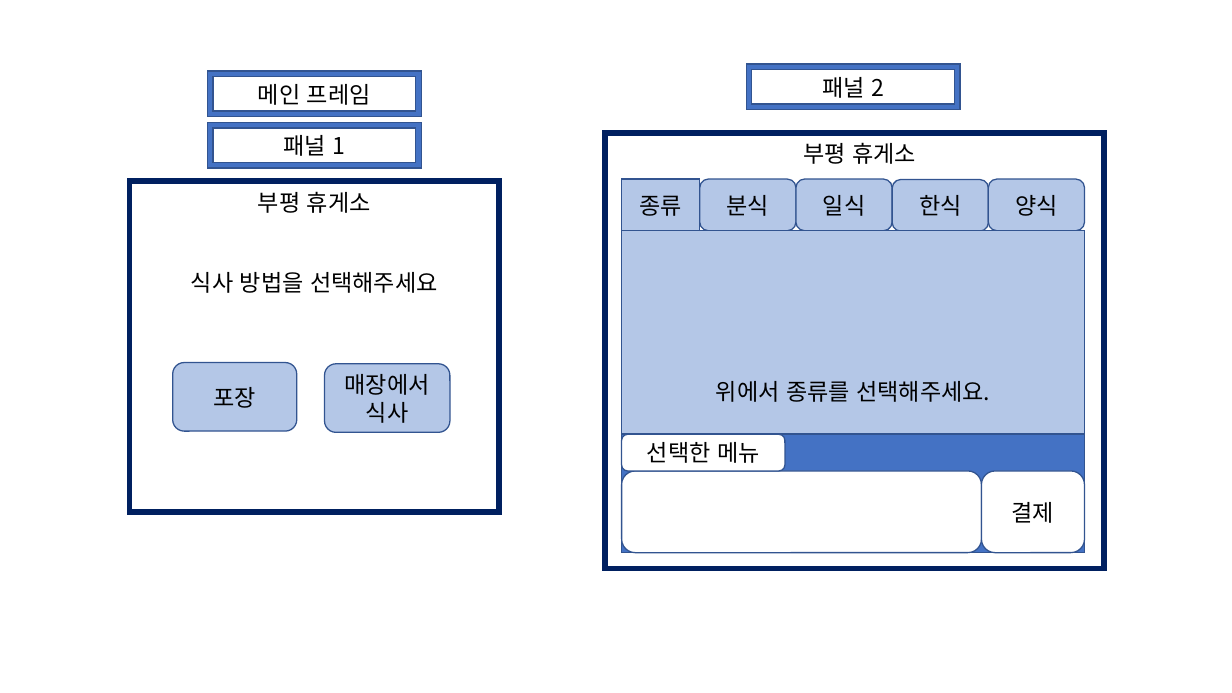
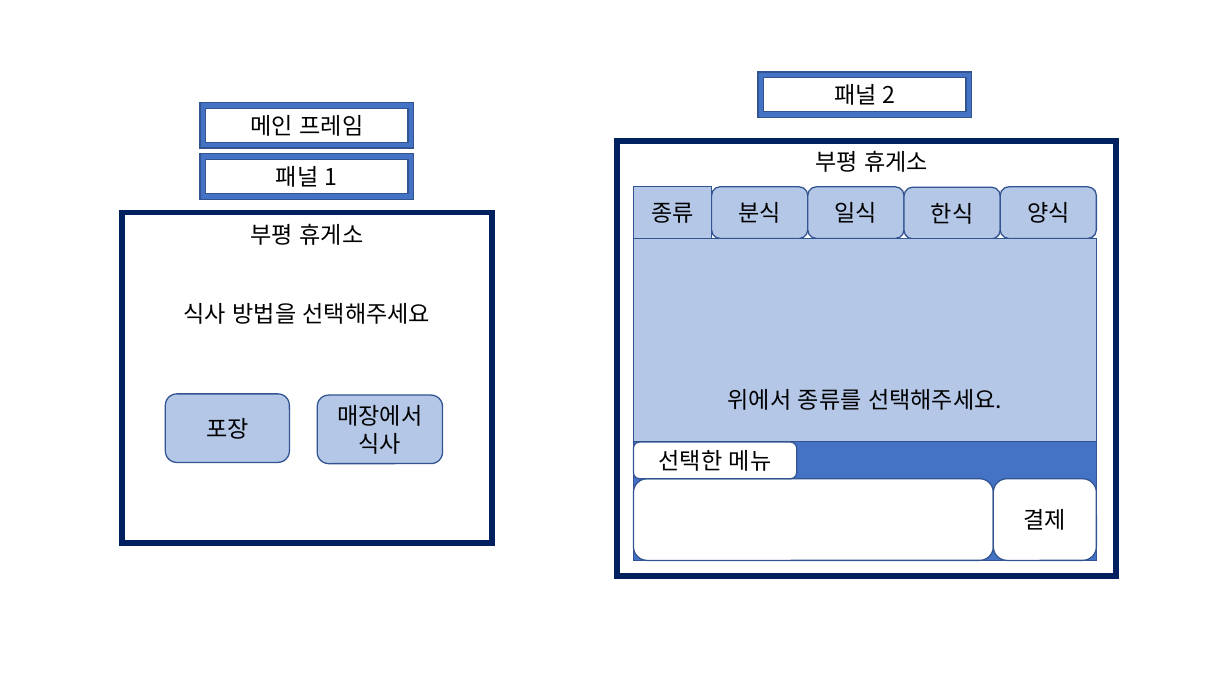
Before and after one commit to ase10git/JavaProject, a slide deck: slide 2 of 자바프로젝트 20231114.pptx (slide 1 before the commit). Drawn at 1232x693 pixels with LibreOffice and Linux fonts; fonts in the diff are those of the drawing. Boxes give left, top, right and bottom in pixels: in the first picture for what was removed or moved away, otherwise in the second. Text is boxed around its words. In the diff, an @@ line names an element or a change of style, - is before the commit and + after.

```diff
--- a/자바프로젝트 20231114.pptx
+++ b/자바프로젝트 20231114.pptx
@@ 2 rectangles, 1 text: place and size @@
-2 rectangles, 1 text at (605,133,1104,568)
+2 rectangles, 1 text at (617,140,1116,576)
@@ 2 texts, 2 frames, 1 rounded rectangle, 1 rectangle: place and size @@
-2 texts, 2 frames, 1 rounded rectangle, 1 rectangle at (129,71,499,512)
+2 texts, 2 frames, 1 rounded rectangle, 1 rectangle at (122,103,492,543)
@@ rounded rectangle "포장": place and size @@
-rounded rectangle "포장" at (173,362,297,431)
+rounded rectangle "포장" at (165,394,289,462)
@@ 7 rounded rectangles, 2 rectangles, 1 frame: place and size @@
-7 rounded rectangles, 2 rectangles, 1 frame at (622,64,1085,553)
+7 rounded rectangles, 2 rectangles, 1 frame at (634,72,1097,560)
```
Also in this commit, not shown: 1 slide added, 13 other files.
